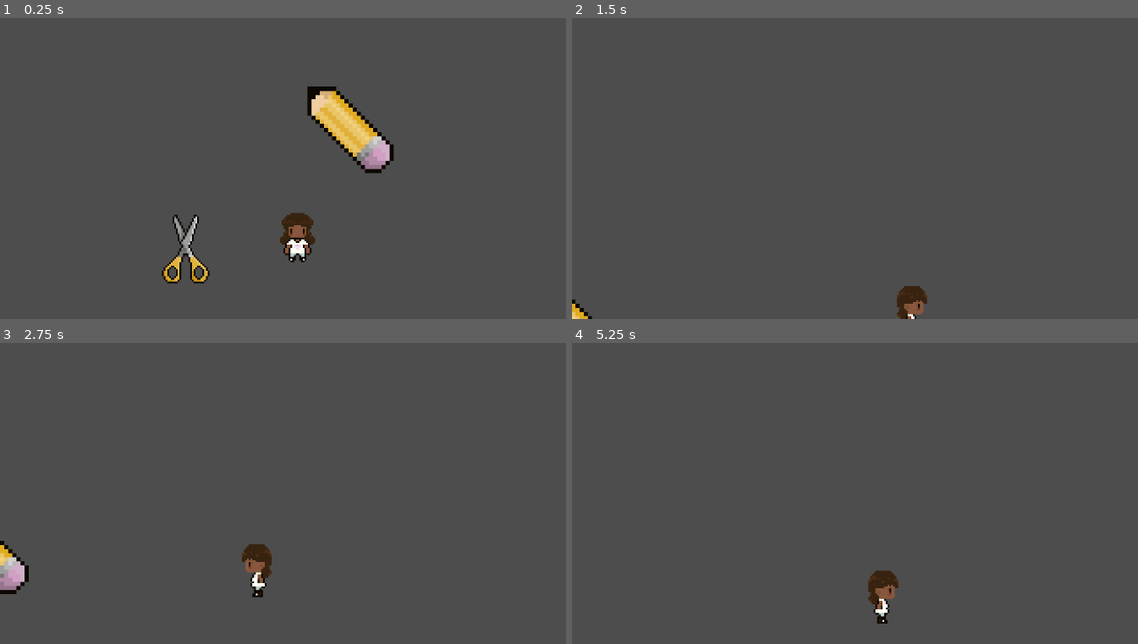
Above: before the commit, frames 1-4 (two rows, left to right).
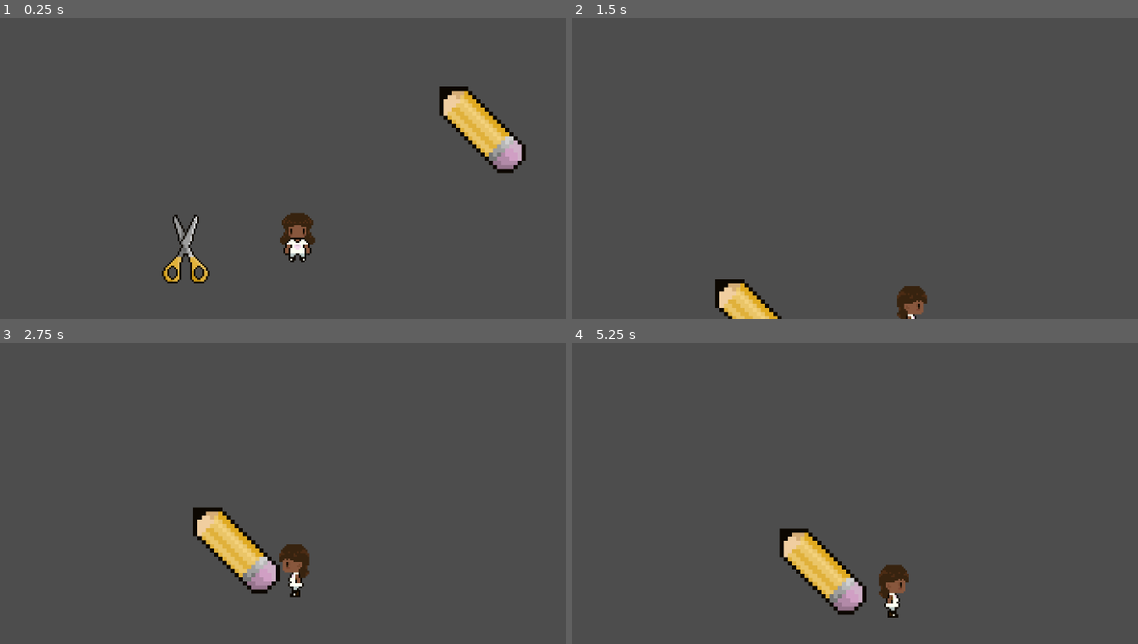
Above: after the commit, the same moments.

Repository: anajshah/Junior_Year_Game
Game: Godot game, scene res://scenes/period_3_boss_battle.tscn
Two runs of this game, one before a commit and one after it. Both use one fixed random seed, a clock stepped at 60 frames per second and the inputs below.
Inputs:
- Up to frame 1 (0.25 s): no input
- Up to frame 2 (1.5 s): tap Enter (ui_accept) at 0.5, 0.77 s; hold Right (ui_right) from 0.53 s (still down); tap Alt at 0.6 s; tap Shift at 1.35 s
- Up to frame 3 (2.75 s): tap Enter (ui_accept) at 1.52 s; release Right (ui_right) at 2.03 s; hold Left (ui_left) from 2.03 s (still down); tap Alt at 2.1 s
- Up to frame 4 (5.25 s): release Left (ui_left) at 2.78 s; hold Right (ui_right) 2.78-4.28 s; tap Shift at 2.85, 4.35 s; tap Enter (ui_accept) at 3.02, 3.77, 4.52 s; tap Alt at 3.6, 5.1 s; hold Left (ui_left) 4.28-5.03 s; hold Right (ui_right) from 5.03 s (still down)

The runs differ from the first frame. In frame 1, 4.5% of the frame differs, in the area x 54-93%, y 22-52%; in frame 2, 1.2%; in frame 3, 3.6%; in frame 4, 3.1%.

Commit message:
gatsbys car is perfect

Diff:
--- a/scripts/gatsbys_car.gd
+++ b/scripts/gatsbys_car.gd
@@ -1,13 +1,13 @@
 extends CharacterBody2D
 
-const SPEED = 400.0
+const SPEED = 100.0
 @onready var timer: Timer = $Timer
 
 var player_pos: float
 var other_pos: float
 var player: CharacterBody2D
 var direction = -1
-
+var stop = 0
 
 func _ready():
 	var scene_root = get_tree().current_scene
@@ -20,7 +20,8 @@
 	player_pos = global_position.x
 	other_pos = player.global_position.x
 	print(other_pos-player_pos)
-	if abs(other_pos - player_pos) <= 1:
+	if abs(other_pos - player_pos) <= 5:
+		velocity.x = stop
 		timer.start()
 
 	#if (other_pos - player_pos)<0:
@@ -37,13 +38,13 @@
 
 
 func _on_timer_timeout() -> void:
-	direction = direction * -1
-	#if (other_pos - player_pos)<0:
-		#direction = -1
-		#print("move left")
-	#elif(other_pos - player_pos)>0:
-		#direction = 1
-		#print("move right")
+	#direction = direction * -1
+	if (other_pos - player_pos)<0:
+		direction = -1
+		print("move left")
+	elif(other_pos - player_pos)>0:
+		direction = 1
+		print("move right")
 
 
 
